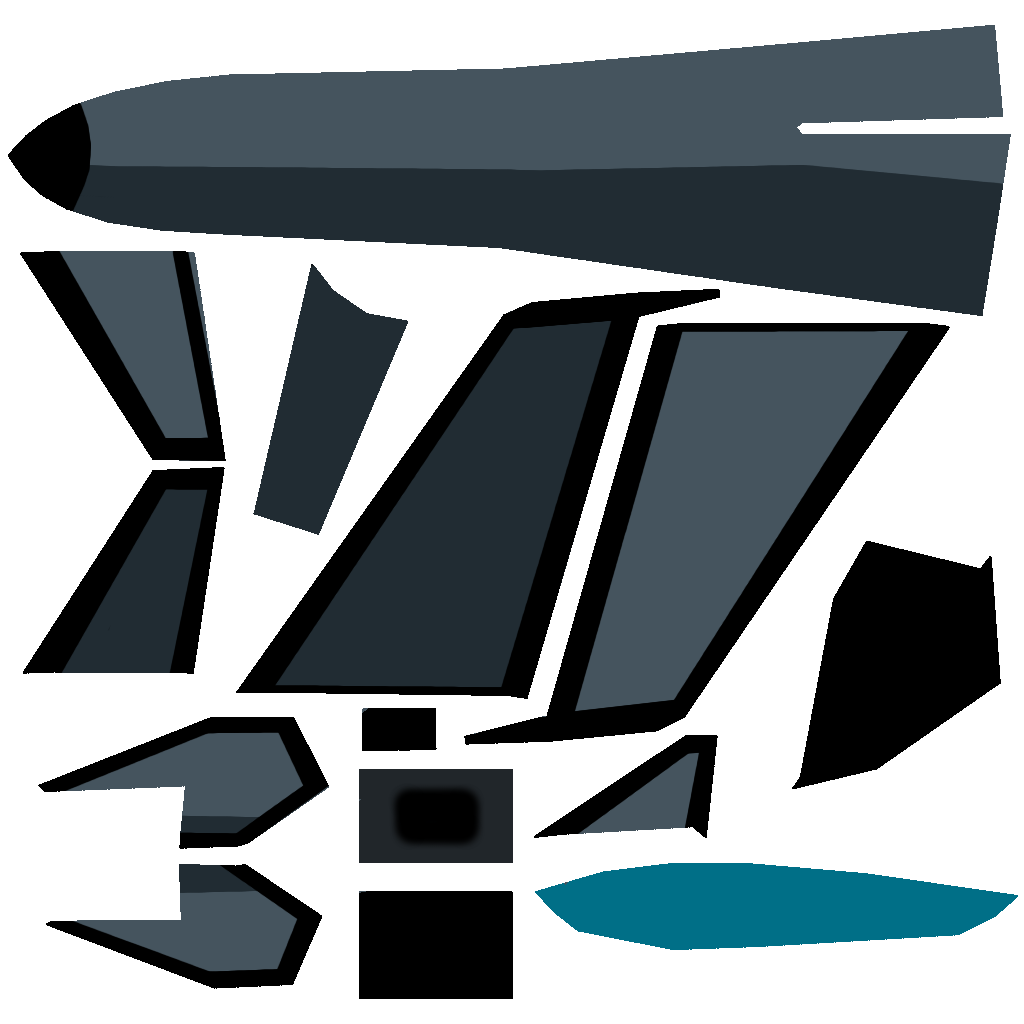
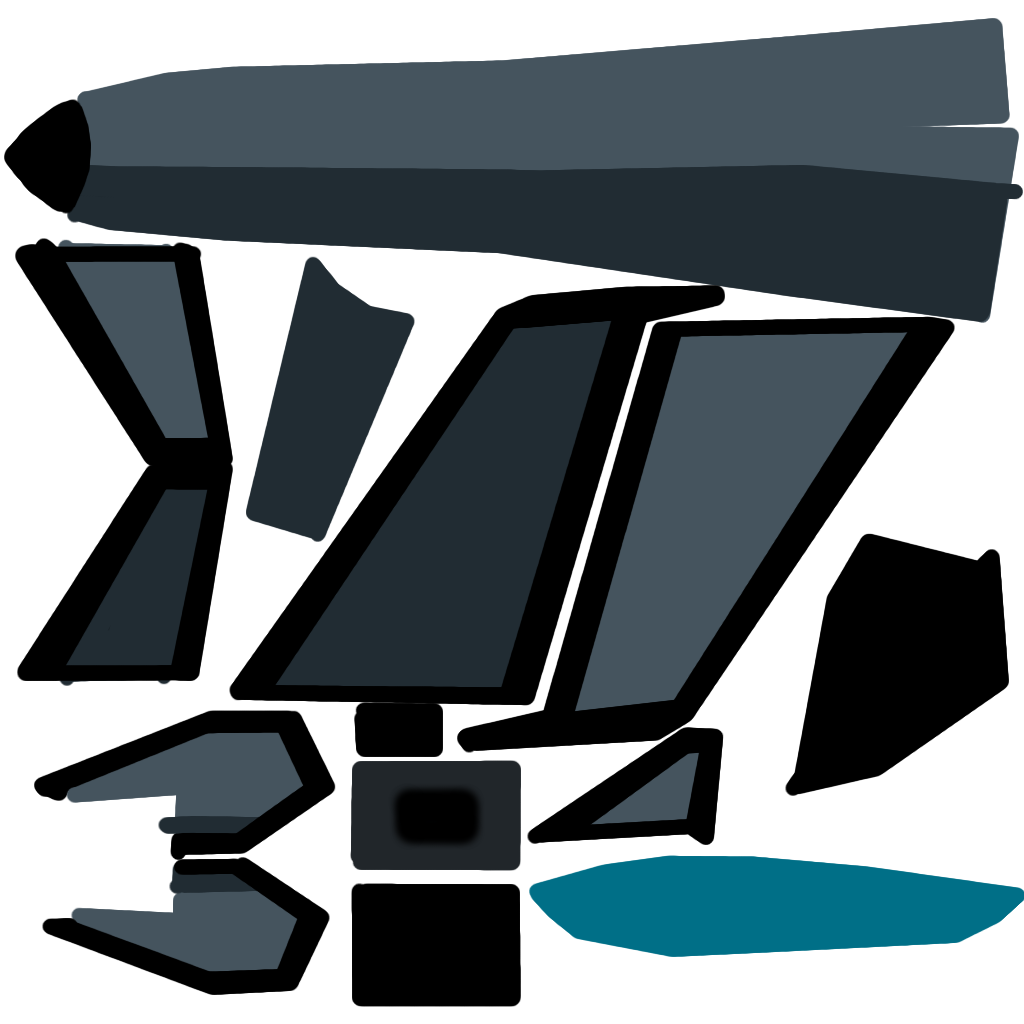
Comparing the layer stacks of the two 1024 × 1024 images. Changes:
painted on "Layer" over [4, 18, 1024, 1007]
